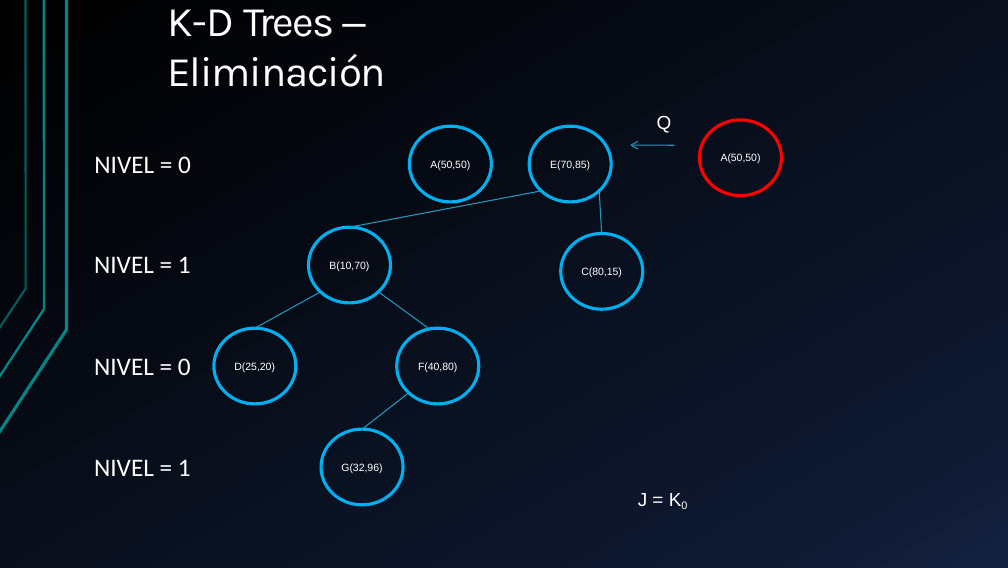
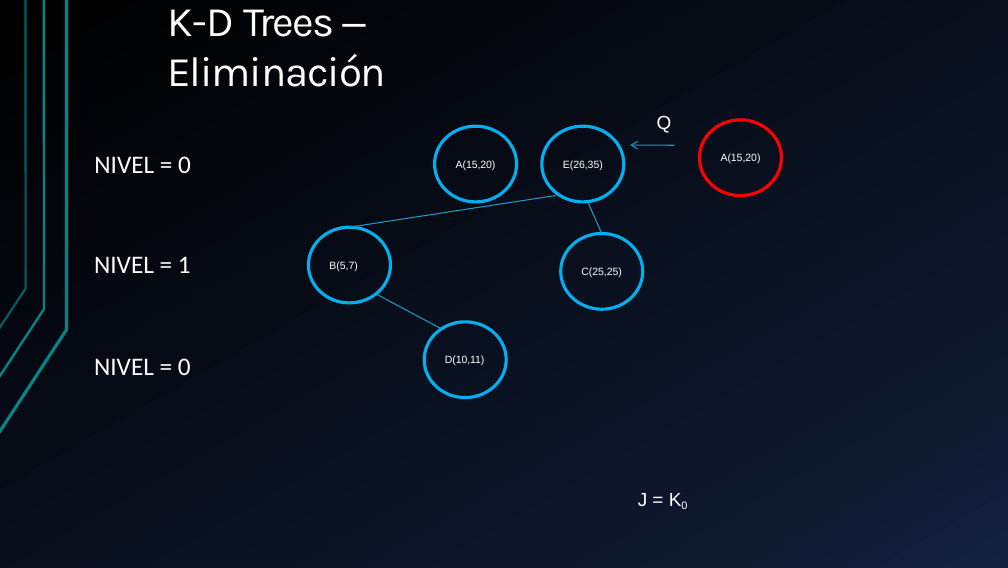
Before and after one commit to iMawe/EstructuraDatos, a slide deck: slide 24 of K-D Tree/Files/KD Tree.pptx. Drawn at 1008x568 pixels with LibreOffice and Linux fonts; fonts in the diff are those of the drawing. Boxes give left, top, right and bottom in pixels: in the first picture for what was removed or moved away, otherwise in the second. Text is boxed around its words. In the diff, an @@ line names an element or a change of style, - is before the commit and + after.

```diff
--- a/K-D Tree/Files/KD Tree.pptx
+++ b/K-D Tree/Files/KD Tree.pptx
@@ freeform shape: place and size @@
-freeform shape at <box>409,126,491,202</box>
+freeform shape at <box>434,126,516,202</box>
@@ freeform shape: place and size @@
-freeform shape at <box>529,126,611,202</box>
+freeform shape at <box>542,126,624,202</box>
@@ text at <box>456,160,496,170</box>: text changed @@
-A(50,50)
+A(15,20)
@@ text at <box>563,160,603,170</box>: text changed @@
-E(70,85)
+E(26,35)
@@ text at <box>721,153,761,163</box>: text changed @@
-A(50,50)
+A(15,20)
@@ freeform shape: place and size @@
-freeform shape at <box>350,191,541,227</box>
+freeform shape at <box>350,195,556,227</box>
@@ freeform shape: place and size @@
-freeform shape at <box>599,191,602,233</box>
+freeform shape at <box>588,201,602,233</box>
@@ text at <box>329,261,357,271</box>: text changed @@
-B(10,70)
+B(5,7)
@@ text at <box>581,267,622,277</box>: text changed @@
-C(80,15)
+C(25,25)
@@ freeform shape removed at <box>255,291,321,328</box> @@
@@ freeform shape: place and size @@
-freeform shape at <box>378,291,428,328</box>
+freeform shape at <box>375,293,440,328</box>
@@ freeform shape removed at <box>214,328,296,403</box> @@
@@ freeform shape: place and size @@
-freeform shape at <box>397,328,478,403</box>
+freeform shape at <box>425,322,506,397</box>
@@ text added at <box>445,355,485,365</box>, 10 pt, text #FFFFFF @@
+D(10,11)
@@ text removed at <box>234,362,275,372</box> @@
-D(25,20)
@@ text removed at <box>418,362,457,372</box> @@
-F(40,80)
@@ freeform shape removed at <box>362,393,409,429</box> @@
@@ freeform shape removed at <box>321,429,403,505</box> @@
@@ text removed at <box>94,459,191,476</box> @@
-NIVEL = 1
@@ text removed at <box>341,463,382,473</box> @@
-G(32,96)
```
Also in this commit, not shown: 17 other slides changed, 1 slide added, 1 other file.
